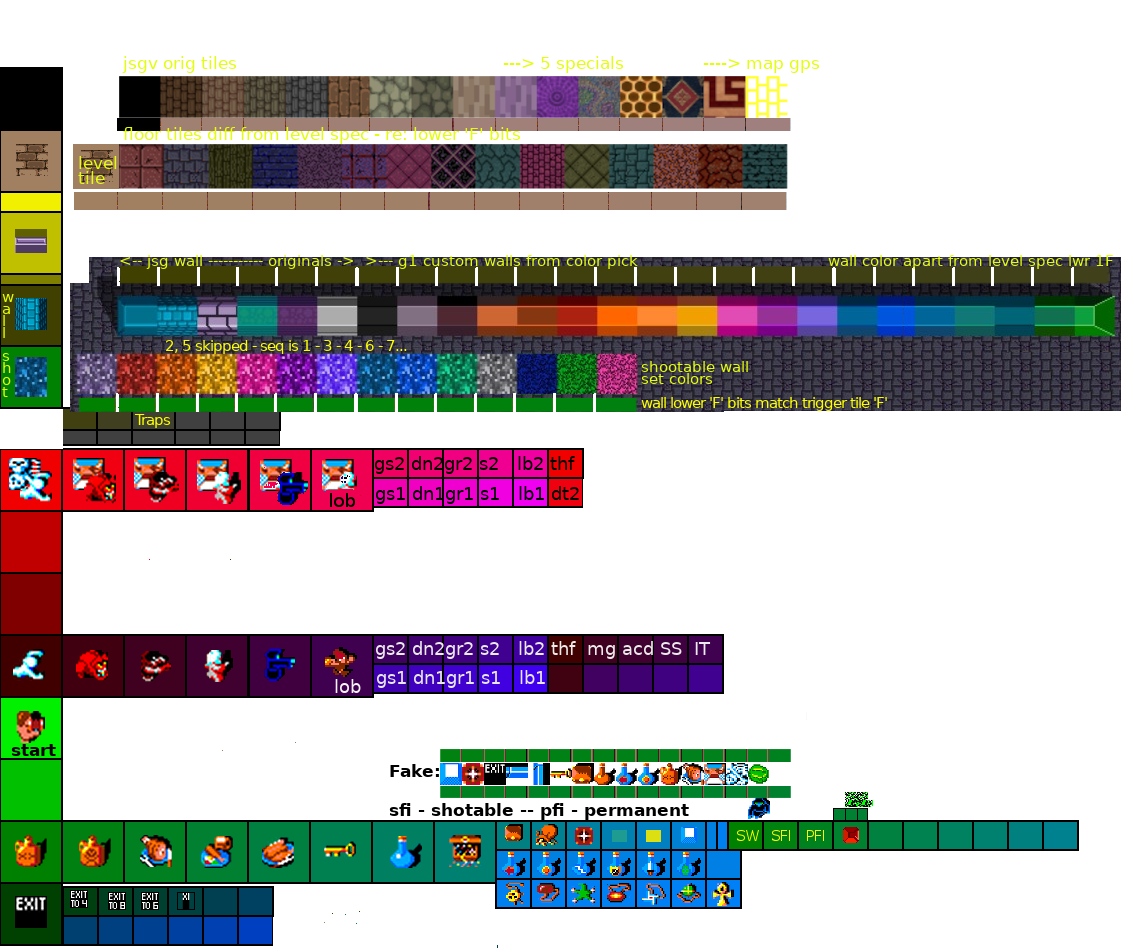
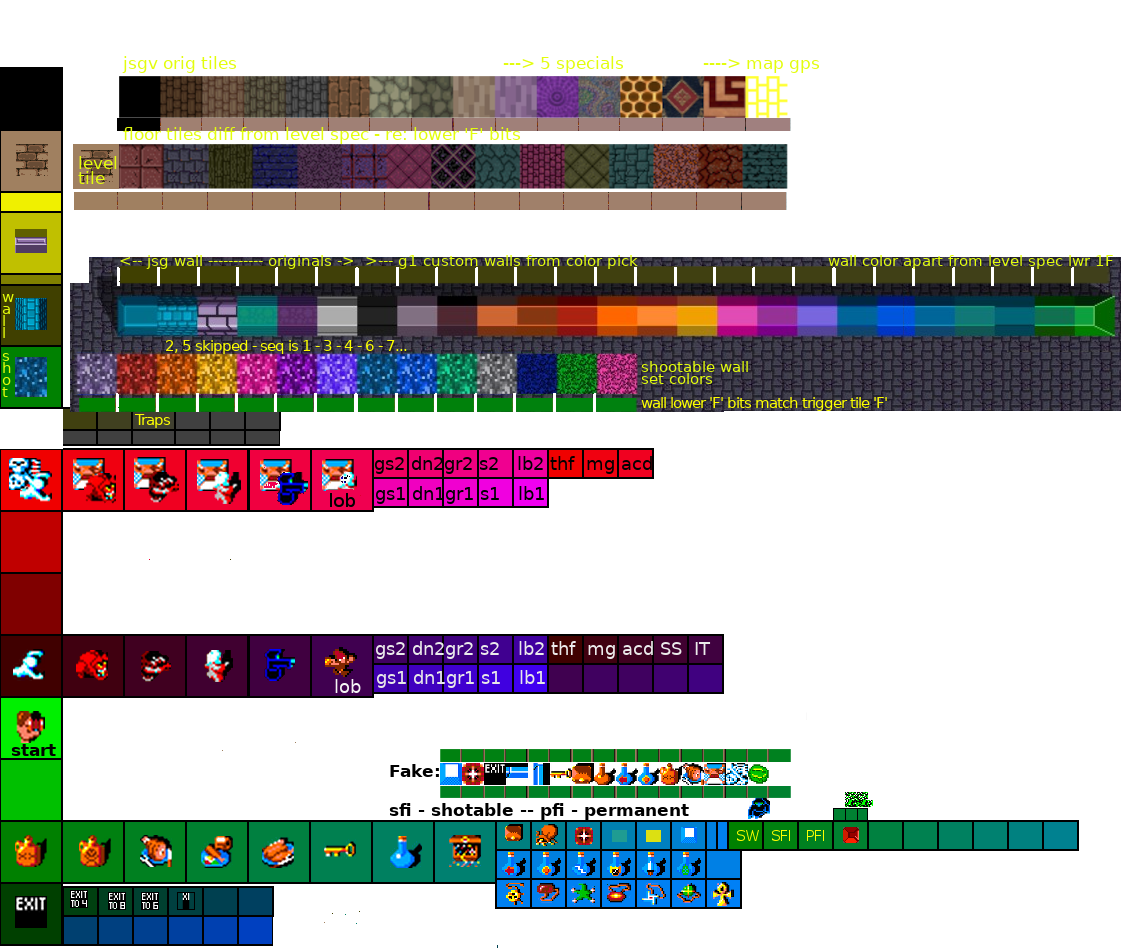
Comparing the layer stacks of the two (1121, 950) images. Changes:
renamed "gs2 dn2gr2 s2 lb2 thf" to "gs2 dn2gr2 s2 lb2 thf mg ac... #1", painted on it over (584, 456, 652, 474)
renamed "gs1 dn1gr1 s1 lb1 dt2 #1" to "gs1 dn1gr1 s1 lb1 #1", painted on it over (549, 486, 579, 504)
painted on "reference.png" over (549, 448, 722, 692)
